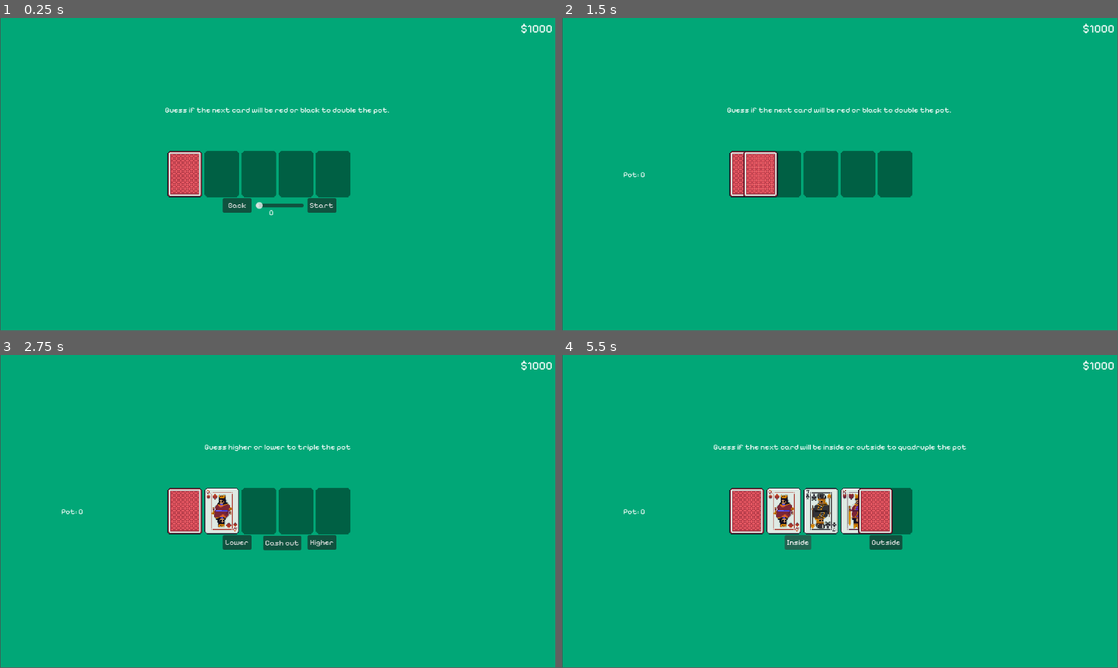
Above: before the commit, frames 1-4 (two rows, left to right).
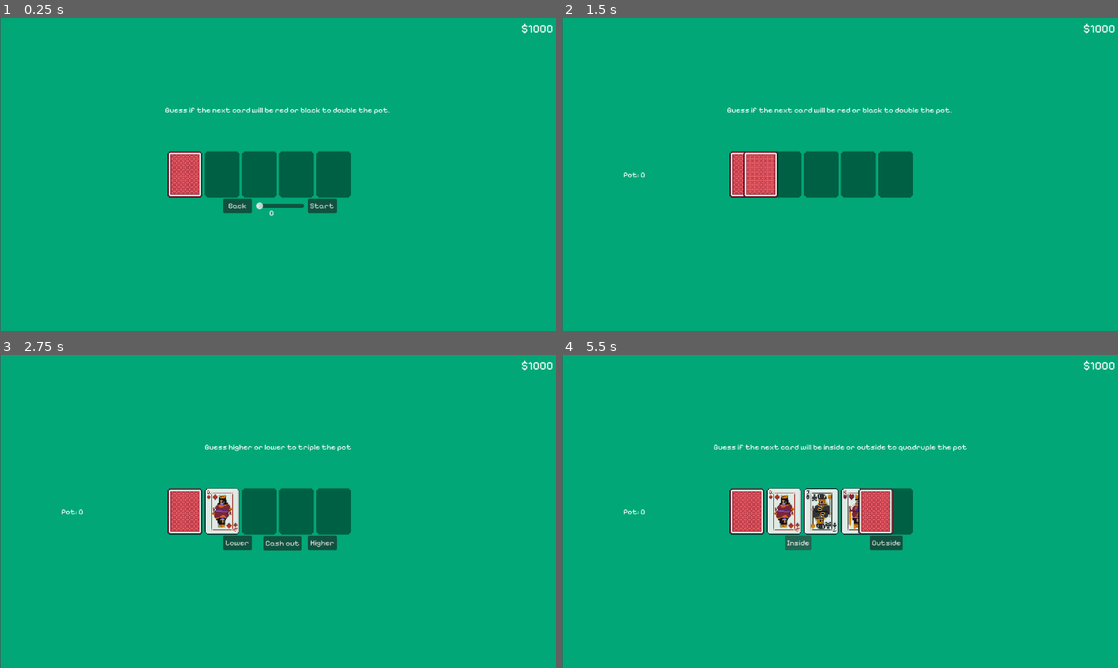
Above: after the commit, the same moments.

Repository: sharmnten/card-game
Game: Godot game, scene res://Scenes/ridethebus.tscn
The game is run twice, just before and just after one commit, with the same random seed, the same clock (stepped at 60 frames per second) and the same inputs.
Inputs (mouse positions are in pixels of both pictures, inside the frame that each line leads up to):
- Up to frame 1 (0.25 s): no input
- Up to frame 2 (1.5 s): click "Start" at 0.5 s; click "Red" at 1.25 s
- Up to frame 3 (2.75 s): tap Enter at 2 s; move the mouse to (400, 495) at 2.02 s; hold D (right) from 2.03 s (still down); tap Alt at 2.1 s; click (400, 495) at 2.17 s
- Up to frame 4 (5.5 s): release D (right) at 2.75 s; click "Cash out" at 2.75 s; click "Higher" at 3.5 s; click "Lower" at 4.25 s; click "Inside" at 5 s
In our replay, the window is 799x449 before the commit and 800x450 after it. These sizes can differ from the game's own. Grey fills any space a smaller window leaves; there, only what the larger window draws over its background counts as a difference.

The runs differ from the first frame. In frame 1, 1.2% of the frame differs, in the area x 0-100%, y 1-100%; in frame 2, 1.1%; in frame 3, 1.5%; in frame 4, 2.6%.

Commit message:
updated settings.

Diff:
--- a/project.godot
+++ b/project.godot
@@ -18,6 +18,12 @@
 [autoload]
 
 GameState="*uid://bwjdeeqha1bv3"
+
+[display]
+
+window/stretch/mode="canvas_items"
+window/stretch/aspect="expand"
+window/stretch/scale_mode="integer"
 
 [editor_plugins]
 
Not shown, added: docs/index.apple-touch-icon.png.import
Not shown, added: docs/index.icon.png.import
Not shown, added: docs/index.png.import
